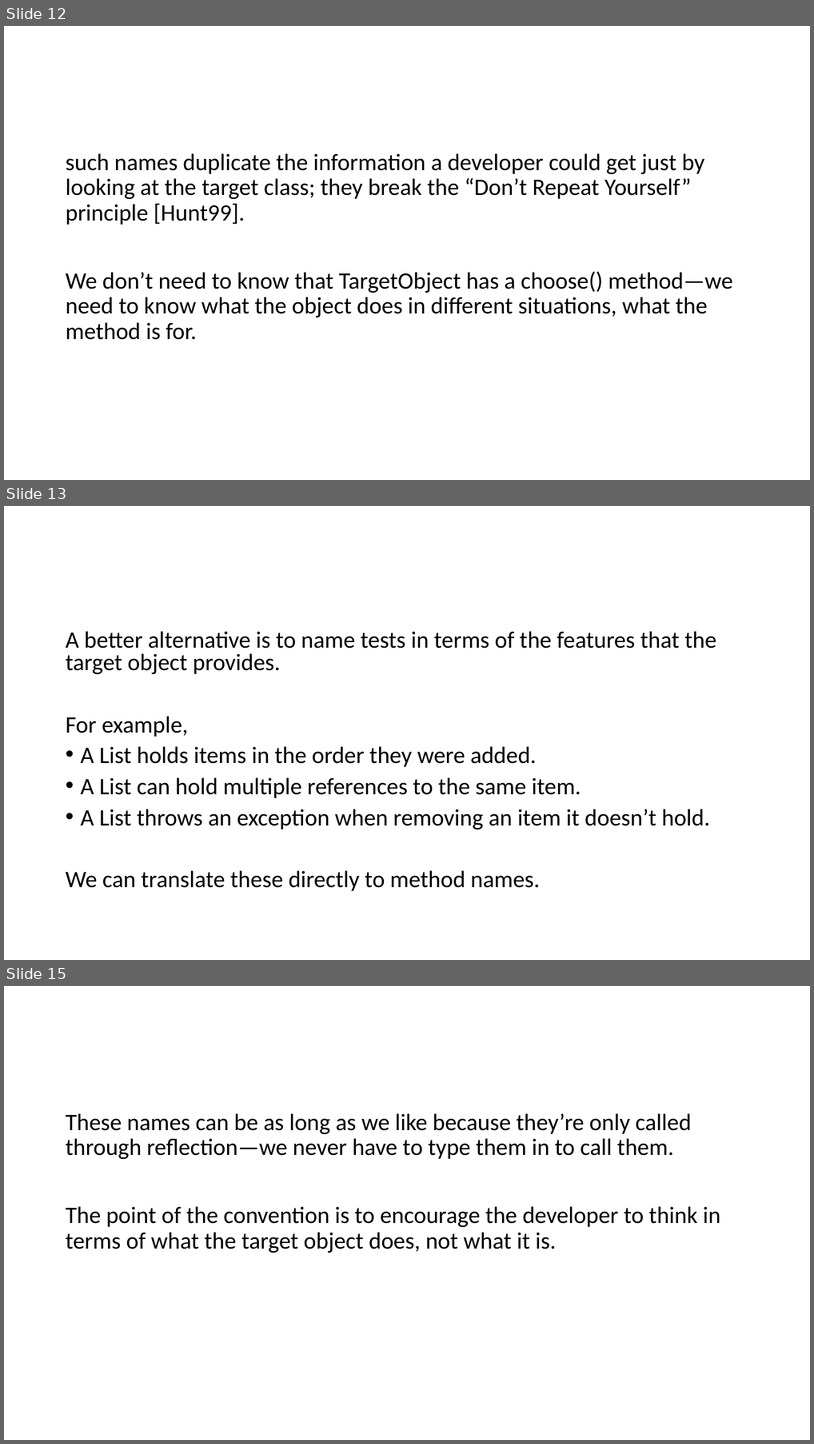
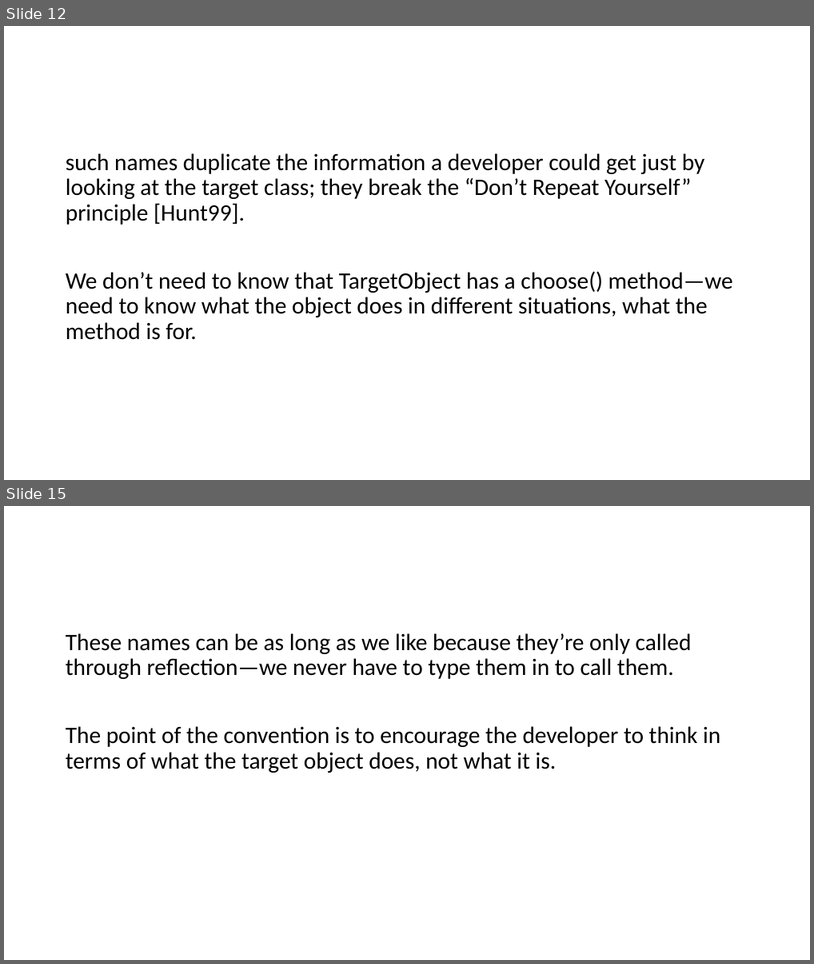
Before and after one commit to SunilPrasad/GithubRepo, a slide deck: TDDExamples/Persentation/TDD.pptx. Shown one above the other, each under a label of ours: slides 12, 13 and 15 before the commit, slides 12 and 15 after it; the slides between them are not shown. The pictures are 814x1444 and 814x964 pixels, drawn with LibreOffice and Linux fonts; fonts in the diff are those of the drawing. Boxes give left, top, right and bottom in pixels: in the first picture for what was removed or moved away, otherwise in the second. Text is boxed around its words. In the diff, an @@ line names an element or a change of style, - is before the commit and + after.

```diff
--- a/TDDExamples/Persentation/TDD.pptx
+++ b/TDDExamples/Persentation/TDD.pptx
@@ slide 13 removed at <box>4,506,810,960</box>, background #FFFFFF @@
@@ text removed at <box>66,631,717,891</box> @@
-A better alternative is to name tests in terms of the features that the target object provides.
-For example,
-• A List holds items in the order they were added.
-• A List can hold multiple references to the same item.
-• A List throws an exception when removing an item it doesn’t hold.
-We can translate these directly to method names.
```
Also in this commit, not shown: 6 slides changed, 3 slides added, 2 other slides removed.
